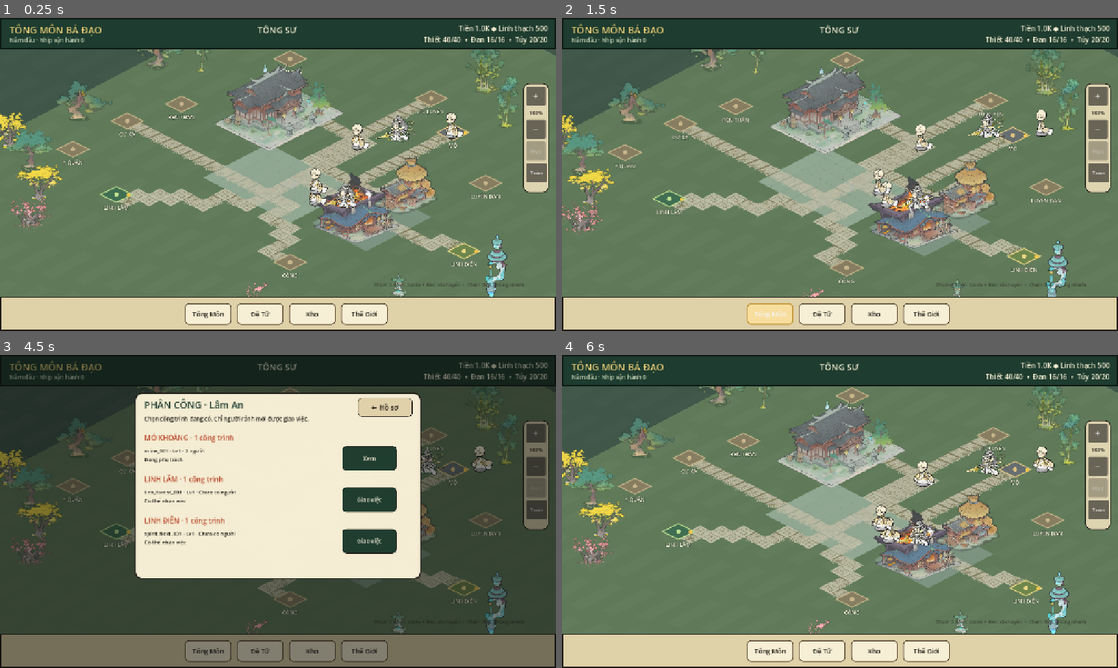
Above: before the commit, frames 1-4 (two rows, left to right).
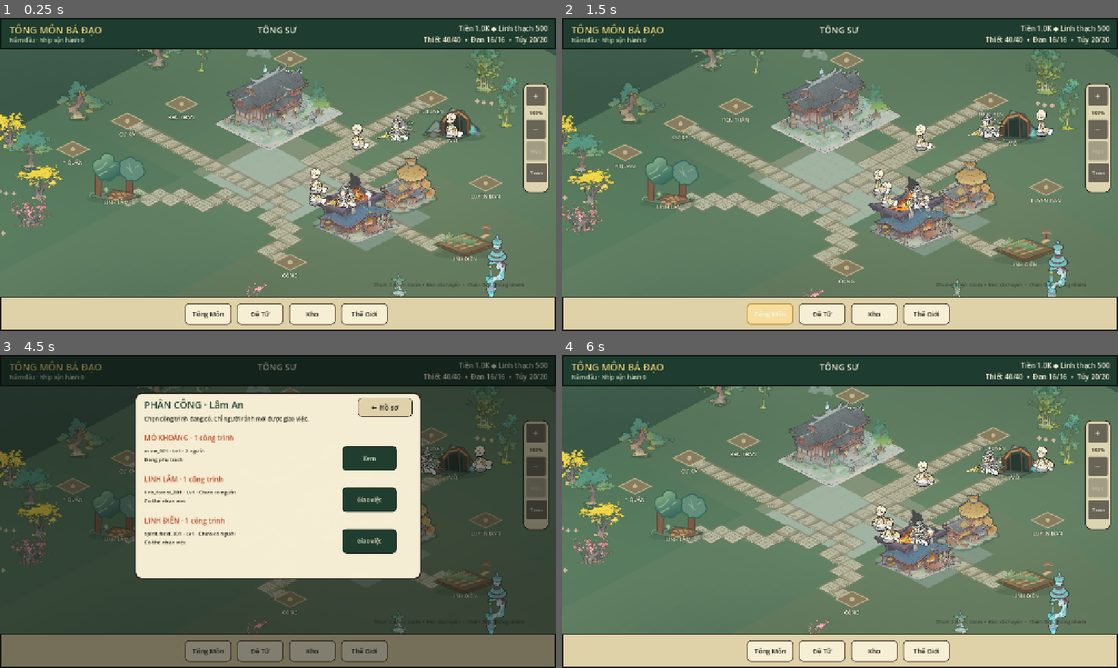
Above: after the commit, the same moments.

Repository: vuanhtuan161094-byte/TongMonBaDao
Game: Godot game, scene res://scenes/p3/p3_2_landscape_sect.tscn
Same seed, same stepped clock (60 frames per second), same inputs: the game is played once before the commit and once after it.
Inputs (mouse positions are in pixels of both pictures, inside the frame that each line leads up to):
- Up to frame 1 (0.25 s): no input
- Up to frame 2 (1.5 s): click (984, 121) at 0.52 s; click "Tông Môn" at 1.25 s
- Up to frame 3 (4.5 s): click "Đệ Tử" at 2 s; click "Kho" at 2.75 s; click "Thế Giới" at 3.5 s; click "Phân công" at 4.25 s
- Up to frame 4 (6 s): click "← Hồ sơ" at 5 s; click "← Trở lại bản đồ" at 5.75 s

The runs differ from the first frame. In frame 1, 3.7% of the frame differs, in the area x 0-89%, y 10-80%; in frame 2, 3.9%, in the area x 0-89%, y 10-82%; in frame 3, 0.9%; in frame 4, 3.8%.

Commit message:
feat(map-d2): wire authored worksite vignettes and painterly district-ground presentation

Diff:
--- a/godot/src/presentation/p3/sect_isometric_world_v1.gd
+++ b/godot/src/presentation/p3/sect_isometric_world_v1.gd
@@ -46,6 +46,19 @@
     "warehouse":Vector2(162,138),
     "forge":Vector2(205,164)
 }
+# Original map-specific worksite vignettes, explicitly NOT Source A,
+# NOT approved replacements for the historical missing building art.
+# Runtime references are kept separate from the MAP25 SHA-gated inventory.
+const MAP_D2_CANDIDATE_SITES := {
+    "mine":"res://art/map_d2_candidate/mine_worksite_v1.svg",
+    "linh_forest":"res://art/map_d2_candidate/linh_forest_worksite_v1.svg",
+    "spirit_field":"res://art/map_d2_candidate/spirit_field_worksite_v1.svg"
+}
+const MAP_D2_SITE_SIZE := {
+    "mine":Vector2(166,121),
+    "linh_forest":Vector2(166,121),
+    "spirit_field":Vector2(166,121)
+}
 # PV01 renders sprite artwork at the CENTER of each actual static
 # footprint (not at the map-model origin cell). This is presentation only.
 const HOUSE_FOOTPRINT_CENTERS := {
@@ -113,6 +126,8 @@
 var lab_routes_ready := false
 var source_art: SectMap25SourceArt
 var render_art: Dictionary = {}
+# Experimental visual-only artwork is separate from source_art.status().
+var candidate_site_art: Dictionary = {}
 var decoration_items: Array[Dictionary] = []
 var art_loaded_count := 0
 var art_source_status: Dictionary = {}
@@ -197,7 +212,14 @@
 func _load_verified_source_art() -> void:
     source_art = SectMap25SourceArt.new()
     render_art.clear()
+    candidate_site_art.clear()
     decoration_items.clear()
+    # Godot-imported candidate SVGs may be unavailable; fall back to the
+    # original honest marker. Never add them to verified MAP25 art status.
+    for kind in MAP_D2_CANDIDATE_SITES:
+        var candidate := load(str(MAP_D2_CANDIDATE_SITES[kind])) as Texture2D
+        if candidate != null:
+            candidate_site_art[kind] = candidate
     for house in HOUSE_TEXTURES:
         var key := str(HOUSE_TEXTURES[house])
         var asset := source_art.texture_for(key)
@@ -431,12 +453,9 @@
         for ix in range(origin.x,mini(origin.x+CHUNK,GRID.x)):
             var cell := Vector2i(ix,iy)
             var center := project(Vector2(cell))
-            var within := STARTER.has_point(cell)
-            var tone := Color(0.38,0.48,0.35) if within else Color(0.25,0.34,0.29)
-            if posmod(ix*17+iy*23,11)<4:
-                tone = tone.lightened(0.018 if within else 0.008)
-            if within and _is_road(cell):
-                tone = tone.blend(Color(0.57,0.52,0.40,0.72))
+            # Slow coherent terrain variation and district palettes replace
+            # the old repeated checkerboard; this remains VIEW ONLY.
+            var tone := SectMapD2Landscape.ground_color(cell,STARTER,preview_roads)
             var base := vertices.size()
             vertices.append_array(PackedVector2Array([
                 center+Vector2(0,-HALF_H),center+Vector2(HALF_W,0),
@@ -464,6 +483,9 @@
     # Visibility still uses the original active_chunks and the existing camera.
     for chunk_id in active_chunks:
         draw_mesh(_ground_mesh_for_chunk(chunk_id),null)
+    # Scenic water/reeds/rock-garden accents are original unapproved
+    # view-only candidates and cannot act as a gameplay resource node.
+    SectMapD2Landscape.draw_scenic_accents(self,active_chunks)
     # Verified MAP25 terrain creates a modest paved hall courtyard and forge
     # apron. It is a surface treatment only; roads are drawn over it below.
     for chunk_id in active_chunks:
@@ -499,6 +521,14 @@
                 var center := project(Vector2(cell))
                 var road_key := "env01_assets/roads/%s" % str(ROAD_TEXTURES[_road_key(cell)])
                 if render_art.has(road_key):
+                    # A muted shoulder removes the hard grey-on-green cut
+                    # while preserving the six real SHA-gated road sprites.
+                    draw_colored_polygon(PackedVector2Array([
+                        center+Vector2(0,-HALF_H*1.42),
+                        center+Vector2(HALF_W*1.33,0),
+                        center+Vector2(0,HALF_H*1.42),
+                        center+Vector2(-HALF_W*1.33,0)
+                    ]),SectMapD2Landscape.road_shoulder_color(cell))
                     draw_texture_rect(render_art[road_key],
                         Rect2(center-Vector2(HALF_W*1.1,HALF_H*1.15),
                             Vector2(HALF_W*2.2,HALF_H*2.3)),
@@ -547,6 +577,22 @@
             var offset := Vector2(0.0,-target.y*0.28)
             draw_texture_rect(image,Rect2(p+offset-target*0.5,target),false)
             return
+    # New authored WORKSITE VIGNETTES, not approved building art; picking
+    # and workload ownership remain the same canonical BuildingState row.
+    # If the optional svg import fails, the existing explicit fallback shows.
+    if managed and candidate_site_art.has(kind):
+        var vignette: Texture2D = candidate_site_art[kind]
+        var size: Vector2 = MAP_D2_SITE_SIZE[kind]
+        draw_texture_rect(vignette,
+            Rect2(p-Vector2(size.x*0.5,size.y*0.79),size),false)
+        var font := ThemeDB.fallback_font
+        if font != null:
+            var label_text := "MỎ" if kind == "mine" else ("LINH LÂM" if kind == "linh_forest" else "LINH ĐIỀN")
+            var width := font.get_string_size(label_text,HORIZONTAL_ALIGNMENT_LEFT,-1,12).x
+            var anchor := p+Vector2(-width*0.5,23)
+            draw_string_outline(font,anchor,label_text,HORIZONTAL_ALIGNMENT_LEFT,-1,12,2,Color(0.16,0.25,0.20))
+            draw_string(font,anchor,label_text,HORIZONTAL_ALIGNMENT_LEFT,-1,12,Color(0.94,0.90,0.76))
+        return
     # MAP25 visual-only fallback: a flat ground footprint, never a fake
     # 3D building. Actual producer rows retain BuildingState.id and tap hitbox.
     # Non-producer landmarks are navigation labels, not constructed buildings.
